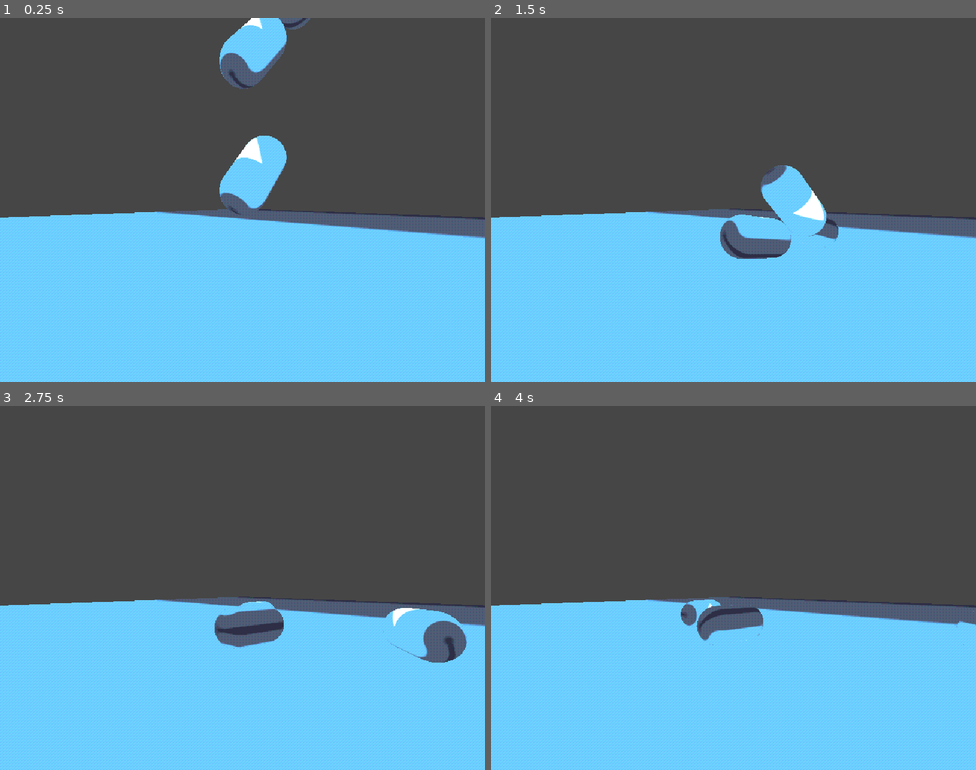
Above: before the commit, frames 1-4 (two rows, left to right).
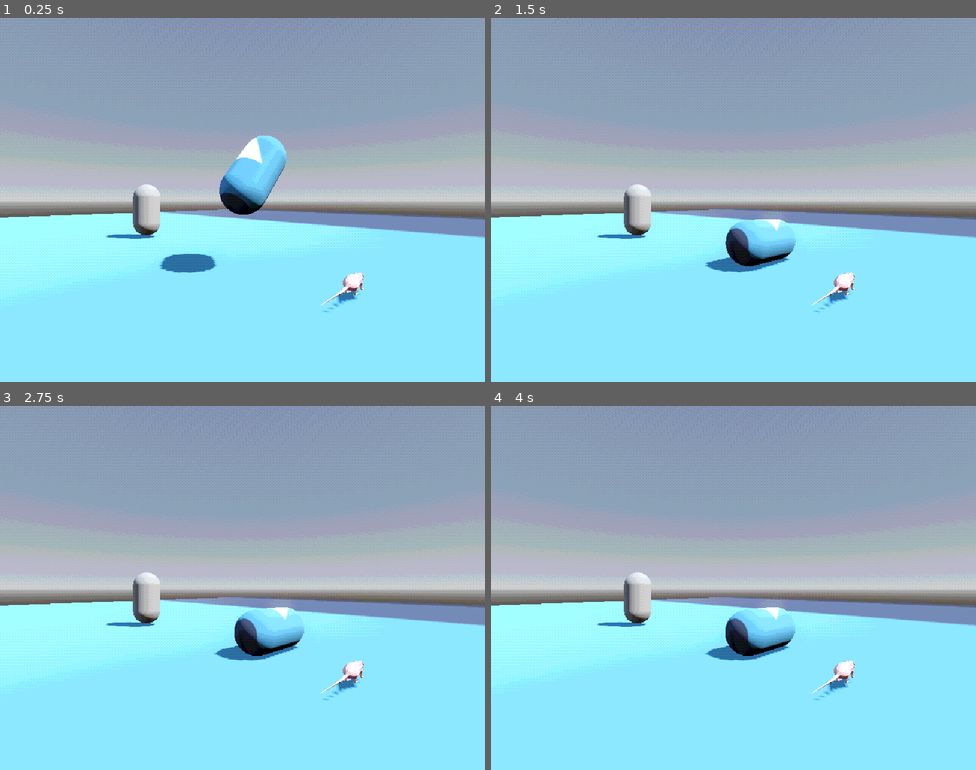
Above: after the commit, the same moments.

Repository: KyleSaki714/ps1-jam
Game: Godot game, scene res://sub_viewport_container.tscn
Two runs of this game, one before a commit and one after it. Both use one fixed random seed, a clock stepped at 60 frames per second and the inputs below. The engine's default icon, where the game draws it, is replaced by a stand-in: a white triangle on a blue panel in a dark square.
Inputs (mouse positions are in pixels of both pictures, inside the frame that each line leads up to):
- Up to frame 1 (0.25 s): no input
- Up to frame 2 (1.5 s): tap Enter (ui_accept) at 0.5, 0.77 s; move the mouse to (840, 181) at 0.52 s; hold D (move_right, bound only after the commit) 0.53-1.25 s; tap Shift (sprint, bound only after the commit) at 0.6 s; click (840, 181) at 0.67 s; drag from (636, 218) to (709, 272) at 1.27 s
- Up to frame 3 (2.75 s): move the mouse to (291, 507) at 2.02 s; hold D (move_right, bound only after the commit) from 2.03 s (still down); tap Shift (sprint, bound only after the commit) at 2.1 s
- Up to frame 4 (4 s): release D (move_right, bound only after the commit) at 2.75 s; drag from (709, 660) to (588, 533) at 2.77 s; move the mouse to (879, 642) at 3.52 s; hold A (move_left, bound only after the commit) from 3.53 s (still down); tap Shift (sprint, bound only after the commit) at 3.6 s; tap Enter (ui_accept) at 3.77 s

The runs differ from the first frame. In frame 1, 77% of the frame differs, in the area x 0-100%, y 0-100%; in frame 2, 78%; in frame 3, 79%; in frame 4, 78%.
Error after the commit: Parse Error: Too few arguments for "move_and_collide()" call. Expected at least 1 but received 0. (res://MoveComponent.gd:35)

Commit message:
start working on move controller and posession system

Diff:
--- /dev/null
+++ b/MoveComponent.gd
@@ -0,0 +1,35 @@
+extends Node3D
+
+var _bodyToMove : CharacterBody3D = null
+
+@export var _moveAccel = 4
+@export var _maxSpeed = 25
+var _drag = 0.0 # calcs in _ready
+@export var _jumpForce = 30
+@export var _gravity = 60
+
+var _pressedJump = false
+var _moveVec : Vector3 # auto inits to Vector3.ZERO
+var _velocity : Vector3
+var _snapVec : Vector3 # how body "sticks" to the ground when moving
+
+var frozen = false
+
+func _ready():
+	_drag = float(_moveAccel) / _maxSpeed
+
+func init(_body_to_move : CharacterBody3D):
+	_bodyToMove = _body_to_move
+
+func set_move_vec(move_vec: Vector3):
+	_moveVec = move_vec.normalized()
+
+func _physics_process(delta: float) -> void:
+	if frozen:
+		return
+
+	var cur_move_vec = _moveVec
+
+	_velocity += (_moveAccel * cur_move_vec) - (_velocity * Vector3(_drag, 0.0, _drag)) + (_gravity * Vector3.DOWN) * delta
+
+	_velocity = _bodyToMove.move_and_collide()
--- /dev/null
+++ b/Scripts/Player.gd
@@ -0,0 +1,14 @@
+extends Node3D
+
+func _process(delta: float) -> void:
+	var move_vec : Vector3
+	if (Input.is_action_pressed("move_forward")):
+		move_vec += Vector3.FORWARD
+	if (Input.is_action_pressed("move_backward")):
+		move_vec += Vector3.BACK
+	if (Input.is_action_pressed("move_left")):
+		move_vec += Vector3.LEFT
+	if (Input.is_action_pressed("move_right")):
+		move_vec += Vector3.RIGHT
+
+	print(move_vec)
--- a/World.tscn
+++ b/World.tscn
@@ -1,6 +1,22 @@
-[gd_scene load_steps=9 format=3 uid="uid://b1shtyjdx7je7"]
+[gd_scene load_steps=17 format=3 uid="uid://b1shtyjdx7je7"]
 
 [ext_resource type="Texture2D" uid="uid://b240prynng2uu" path="res://icon.svg" id="1_m1ybr"]
+[ext_resource type="Script" uid="uid://cpatb03o8i346" path="res://MoveComponent.gd" id="2_js7pq"]
+[ext_resource type="PackedScene" uid="uid://ckqqd2p6gtoo1" path="res://assets/rat.glb" id="3_bcbcq"]
+[ext_resource type="Script" uid="uid://cilw0cimmcybd" path="res://Scripts/Player.gd" id="3_js7pq"]
+
+[sub_resource type="ProceduralSkyMaterial" id="ProceduralSkyMaterial_bcbcq"]
+sky_horizon_color = Color(0.662243, 0.671743, 0.686743, 1)
+ground_horizon_color = Color(0.662243, 0.671743, 0.686743, 1)
+
+[sub_resource type="Sky" id="Sky_js7pq"]
+sky_material = SubResource("ProceduralSkyMaterial_bcbcq")
+
+[sub_resource type="Environment" id="Environment_eu7l1"]
+background_mode = 2
+sky = SubResource("Sky_js7pq")
+tonemap_mode = 2
+glow_enabled = true
 
 [sub_resource type="StandardMaterial3D" id="StandardMaterial3D_nwu2v"]
 albedo_texture = ExtResource("1_m1ybr")
@@ -20,13 +36,21 @@
 
 [sub_resource type="CapsuleShape3D" id="CapsuleShape3D_grvvb"]
 
-[sub_resource type="Environment" id="Environment_1h03e"]
-ambient_light_source = 3
-ambient_light_color = Color(1, 1, 1, 1)
-ambient_light_sky_contribution = 0.51
-ambient_light_energy = 2.27
+[sub_resource type="CapsuleMesh" id="CapsuleMesh_eu7l1"]
+
+[sub_resource type="CapsuleShape3D" id="CapsuleShape3D_p1v5b"]
+
+[sub_resource type="BoxShape3D" id="BoxShape3D_wygdx"]
+size = Vector3(0.691284, 0.336487, 0.248779)
 
 [node name="World" type="Node3D"]
+
+[node name="WorldEnvironment" type="WorldEnvironment" parent="."]
+environment = SubResource("Environment_eu7l1")
+
+[node name="DirectionalLight3D" type="DirectionalLight3D" parent="."]
+transform = Transform3D(-0.472551, -0.677091, 0.564131, 0, 0.64011, 0.768283, -0.881303, 0.363053, -0.302484, 0, 0, 0)
+shadow_enabled = true
 
 [node name="StaticBody3D" type="StaticBody3D" parent="."]
 transform = Transform3D(1, 0, 0, 0, 1, 0, 0, 0, 1, 0, -1, 0)
@@ -48,28 +72,47 @@
 [node name="CollisionShape3D" type="CollisionShape3D" parent="RigidBody3D"]
 shape = SubResource("CapsuleShape3D_grvvb")
 
-[node name="RigidBody3D2" type="RigidBody3D" parent="."]
-transform = Transform3D(1, 0, 0, 0, 0.751494, 0.659739, 0, -0.659739, 0.751494, 0, 4.96958, 0)
-
-[node name="MeshInstance3D2" type="MeshInstance3D" parent="RigidBody3D2"]
-mesh = SubResource("CapsuleMesh_kloao")
-skeleton = NodePath("../..")
-
-[node name="CollisionShape3D" type="CollisionShape3D" parent="RigidBody3D2"]
-shape = SubResource("CapsuleShape3D_grvvb")
-
-[node name="RigidBody3D3" type="RigidBody3D" parent="."]
-transform = Transform3D(-0.258819, -0.637259, 0.725888, 0, 0.751494, 0.659739, -0.965926, 0.170753, -0.194501, 0, 6.82191, -1.01015)
-
-[node name="MeshInstance3D2" type="MeshInstance3D" parent="RigidBody3D3"]
-mesh = SubResource("CapsuleMesh_kloao")
-skeleton = NodePath("../..")
-
-[node name="CollisionShape3D" type="CollisionShape3D" parent="RigidBody3D3"]
-shape = SubResource("CapsuleShape3D_grvvb")
-
 [node name="Camera3D" type="Camera3D" parent="."]
 transform = Transform3D(0.707107, 0, 0.707107, 0, 1, 0, -0.707107, 0, 0.707107, 3.45455, 1.45573, 3.80898)
 
-[node name="WorldEnvironment" type="WorldEnvironment" parent="."]
-environment = SubResource("Environment_1h03e")
+[node name="Dude" type="CharacterBody3D" parent="."]
+transform = Transform3D(1, 0, 0, 0, 1, 0, 0, 0, 1, -5.83403, 1.0749, -0.13811)
+
+[node name="Graphics" type="Node3D" parent="Dude"]
+
+[node name="MeshInstance3D" type="MeshInstance3D" parent="Dude/Graphics"]
+mesh = SubResource("CapsuleMesh_eu7l1")
+skeleton = NodePath("../..")
+
+[node name="Camera3D" type="Camera3D" parent="Dude"]
+transform = Transform3D(1, 0, 0, 0, 1, 0, 0, 0, 1, 0, 0.562925, 0)
+
+[node name="CollisionShape3D" type="CollisionShape3D" parent="Dude"]
+shape = SubResource("CapsuleShape3D_p1v5b")
+
+[node name="MoveComponent" type="Node3D" parent="Dude"]
+script = ExtResource("2_js7pq")
+_moveAccel = null
+_maxSpeed = null
+_jumpForce = null
+_gravity = null
+
+[node name="PossessionComponent" type="Node3D" parent="Dude"]
+
+[node name="Rat" type="CharacterBody3D" parent="."]
+transform = Transform3D(1, 0, 0, 0, 1, 0, 0, 0, 1, 2.10221, 0, 0)
+
+[node name="Graphics" type="Node3D" parent="Rat"]
+
+[node name="rat" parent="Rat/Graphics" instance=ExtResource("3_bcbcq")]
+transform = Transform3D(-4.37114e-08, 0, 1, 0, 1, 0, -1, 0, -4.37114e-08, 0, 0, 0)
+
+[node name="Camera3D" type="Camera3D" parent="Rat"]
+transform = Transform3D(1, 0, 0, 0, 1, 0, 0, 0, 1, 0.00257635, 0.261623, -0.236099)
+
+[node name="CollisionShape3D" type="CollisionShape3D" parent="Rat"]
+transform = Transform3D(1, 0, 0, 0, 1, 0, 0, 0, 1, -0.0209351, 0.187347, -0.00964355)
+shape = SubResource("BoxShape3D_wygdx")
+
+[node name="PlayerConsciousness" type="Node3D" parent="."]
+script = ExtResource("3_js7pq")
--- a/project.godot
+++ b/project.godot
@@ -22,3 +22,31 @@
 window/size/window_width_override=1400
 window/size/window_height_override=900
 window/stretch/mode="viewport"
+
+[input]
+
+move_right={
+"deadzone": 0.2,
+"events": [Object(InputEventKey,"resource_local_to_scene":false,"resource_name":"","device":-1,"window_id":0,"alt_pressed":false,"shift_pressed":false,"ctrl_pressed":false,"meta_pressed":false,"pressed":false,"keycode":0,"physical_keycode":68,"key_label":0,"unicode":100,"location":0,"echo":false,"script":null)
+]
+}
+move_left={
+"deadzone": 0.2,
+"events": [Object(InputEventKey,"resource_local_to_scene":false,"resource_name":"","device":-1,"window_id":0,"alt_pressed":false,"shift_pressed":false,"ctrl_pressed":false,"meta_pressed":false,"pressed":false,"keycode":0,"physical_keycode":65,"key_label":0,"unicode":97,"location":0,"echo":false,"script":null)
+]
+}
+move_forward={
+"deadzone": 0.2,
+"events": [Object(InputEventKey,"resource_local_to_scene":false,"resource_name":"","device":-1,"window_id":0,"alt_pressed":false,"shift_pressed":false,"ctrl_pressed":false,"meta_pressed":false,"pressed":false,"keycode":0,"physical_keycode":87,"key_label":0,"unicode":119,"location":0,"echo":false,"script":null)
+]
+}
+move_backward={
+"deadzone": 0.2,
+"events": [Object(InputEventKey,"resource_local_to_scene":false,"resource_name":"","device":-1,"window_id":0,"alt_pressed":false,"shift_pressed":false,"ctrl_pressed":false,"meta_pressed":false,"pressed":false,"keycode":0,"physical_keycode":83,"key_label":0,"unicode":115,"location":0,"echo":false,"script":null)
+]
+}
+sprint={
+"deadzone": 0.2,
+"events": [Object(InputEventKey,"resource_local_to_scene":false,"resource_name":"","device":-1,"window_id":0,"alt_pressed":false,"shift_pressed":false,"ctrl_pressed":false,"meta_pressed":false,"pressed":false,"keycode":0,"physical_keycode":4194325,"key_label":0,"unicode":0,"location":0,"echo":false,"script":null)
+]
+}
Not shown, added: MoveComponent.gd.uid
Not shown, added: Scripts/Player.gd.uid
Not shown, added: addons/proto_controller/proto_controller.gd
Not shown, added: addons/proto_controller/proto_controller.gd.uid
Not shown, added: addons/proto_controller/proto_controller.tscn
Binary file added: assets/rat.glb
Not shown, added: assets/rat.glb.import
Binary file added: assets/rat_rat_rat_texture_64.png
Not shown, added: assets/rat_rat_rat_texture_64.png.import
Binary file added: assets/rat_rat_texture_64.png
Not shown, added: assets/rat_rat_texture_64.png.import
